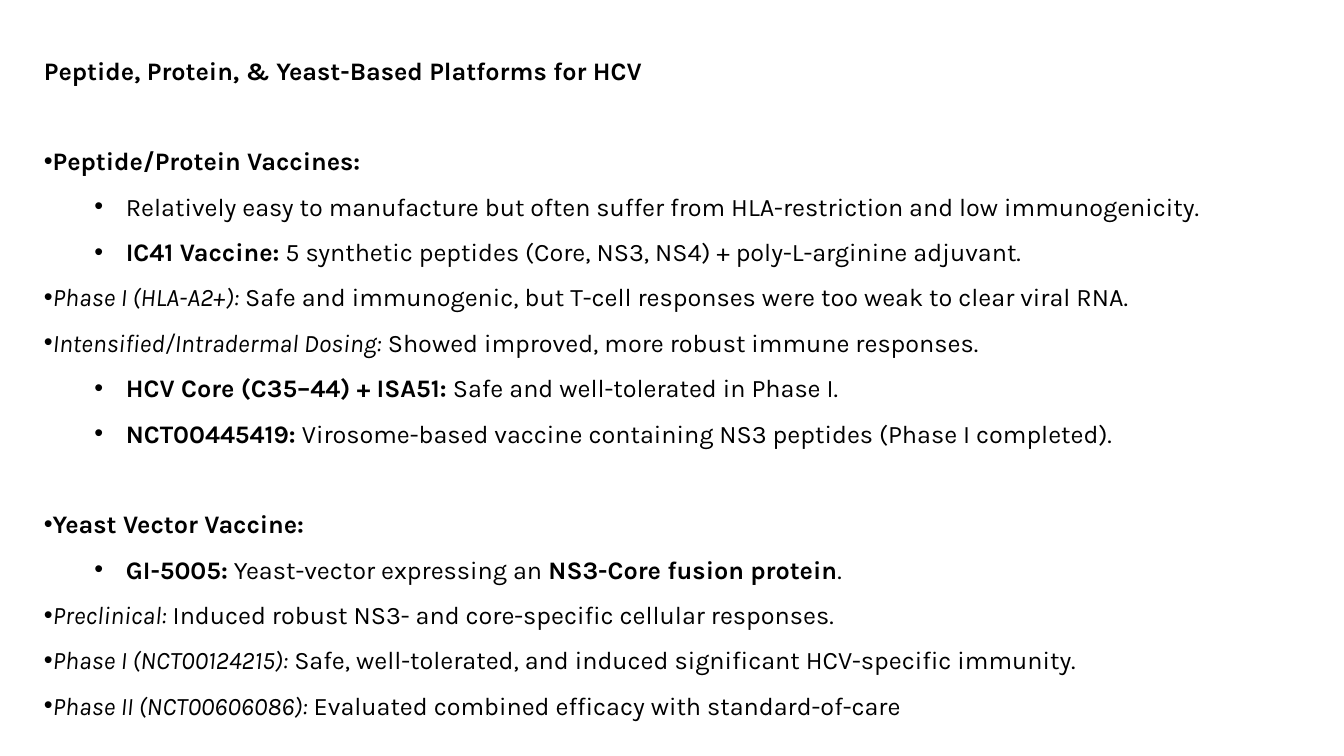
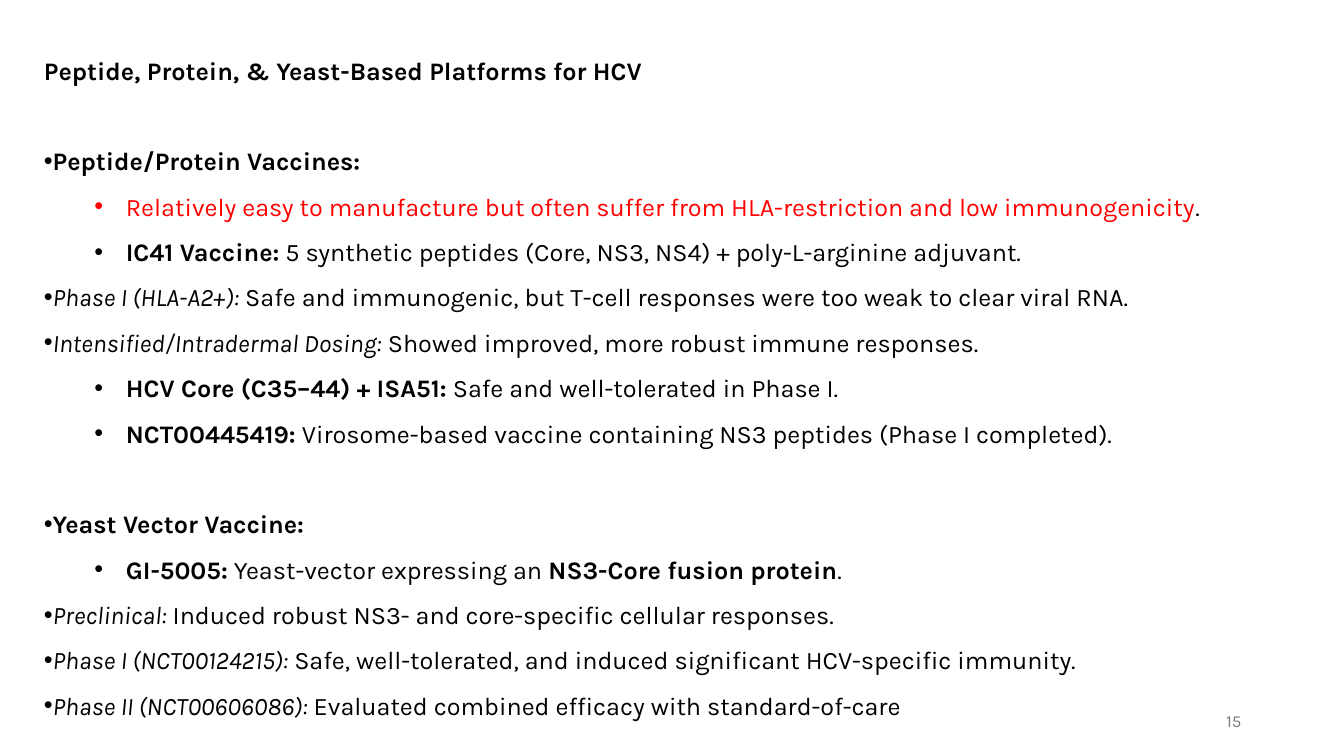
Before and after one commit to alirahmatibonab/pptx, a slide deck: slide 15 of vac.pptx. Drawn at 1344x756 pixels with LibreOffice and Linux fonts; fonts in the diff are those of the drawing. Boxes give left, top, right and bottom in pixels: in the first picture for what was removed or moved away, otherwise in the second. Text is boxed around its words. In the diff, an @@ line names an element or a change of style, - is before the commit and + after.

```diff
--- a/vac.pptx
+++ b/vac.pptx
@@ text at (126,198,1200,222): text colour #000000 to #FF0000 in "Relatively easy to manufacture but often suffer ..." @@
@@ page number added at (1226,716,1241,727), 12 pt, text #797979 @@
+15
```
Also in this commit, not shown: 30 other slides changed, 14 slides added, 6 slides removed, 1 other file.
